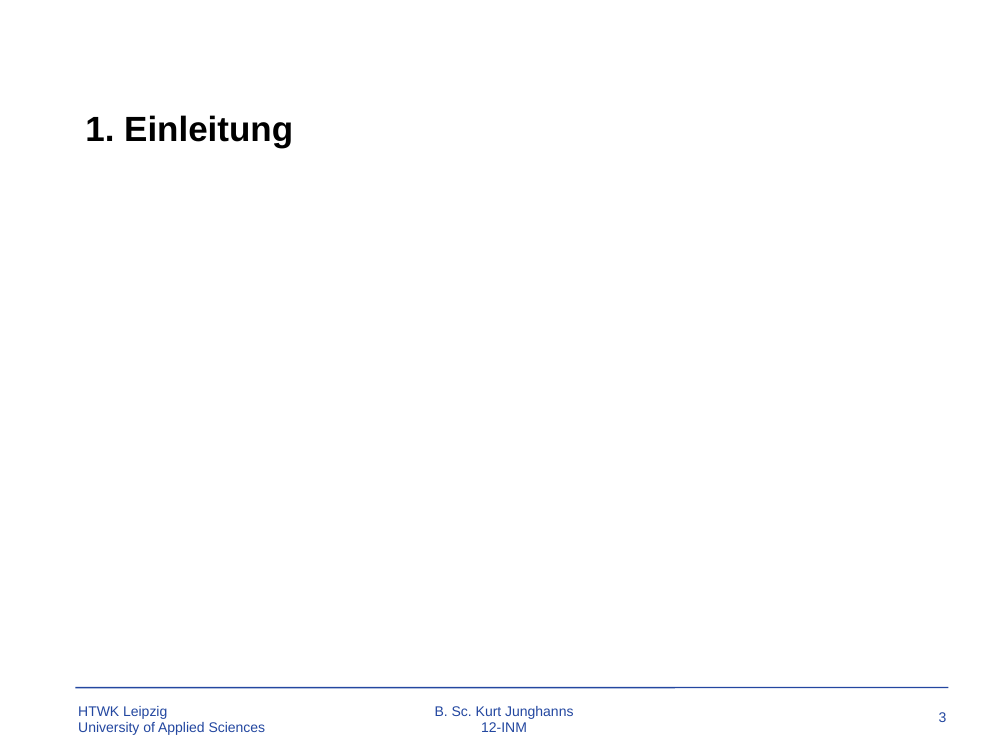
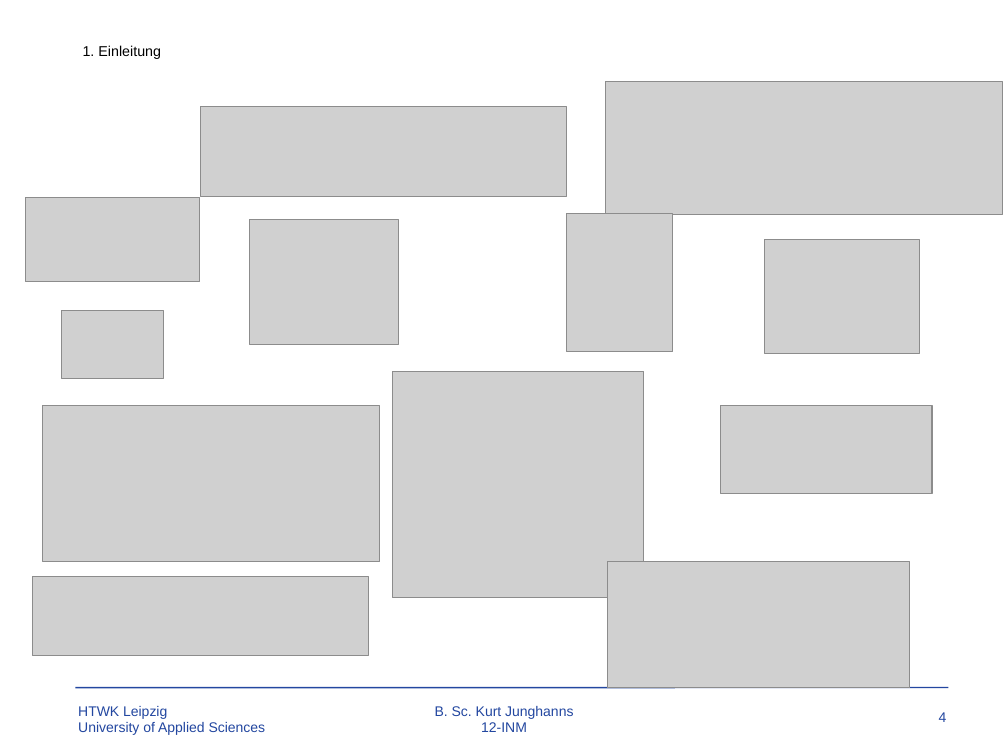
Before and after one commit to TBoonX/OS-Datenbanken, a slide deck: slide 4 of Praesentation.pptx (slide 3 before the commit). Drawn at 1008x756 pixels with LibreOffice and Linux fonts; fonts in the diff are those of the drawing; grey boxes stand for pictures; background and template pictures are left out. Boxes give left, top, right and bottom in pixels: in the first picture for what was removed or moved away, otherwise in the second. Text is boxed around its words. In the diff, an @@ line names an element or a change of style, - is before the commit and + after.

```diff
--- a/Praesentation.pptx
+++ b/Praesentation.pptx
@@ text "1. Einleitung": place and size @@
-text "1. Einleitung" at box(85, 115, 293, 148)
+text "1. Einleitung" at box(83, 45, 161, 59)
@@ text "1. Einleitung" at box(83, 45, 161, 59): size 25 to 10.2 pt, bold off; indent changed; more space between paragraphs; vertical alignment middle to top @@
@@ picture added at box(605, 82, 1002, 214) @@
@@ picture added at box(201, 107, 568, 197) @@
@@ picture added at box(25, 198, 200, 282) @@
@@ picture added at box(250, 220, 398, 345) @@
@@ picture added at box(566, 213, 672, 352) @@
@@ picture added at box(765, 240, 919, 354) @@
@@ picture added at box(61, 310, 164, 378) @@
@@ picture added at box(393, 371, 644, 598) @@
@@ picture added at box(43, 405, 380, 561) @@
@@ picture added at box(721, 405, 932, 493) @@
@@ picture added at box(607, 561, 909, 687) @@
@@ picture added at box(32, 577, 368, 656) @@
@@ page number at box(939, 712, 947, 722): text changed @@
-3
+4
```
Also in this commit, not shown: 2 other slides changed, 25 slides added, 1 slide removed, 20 other files.
